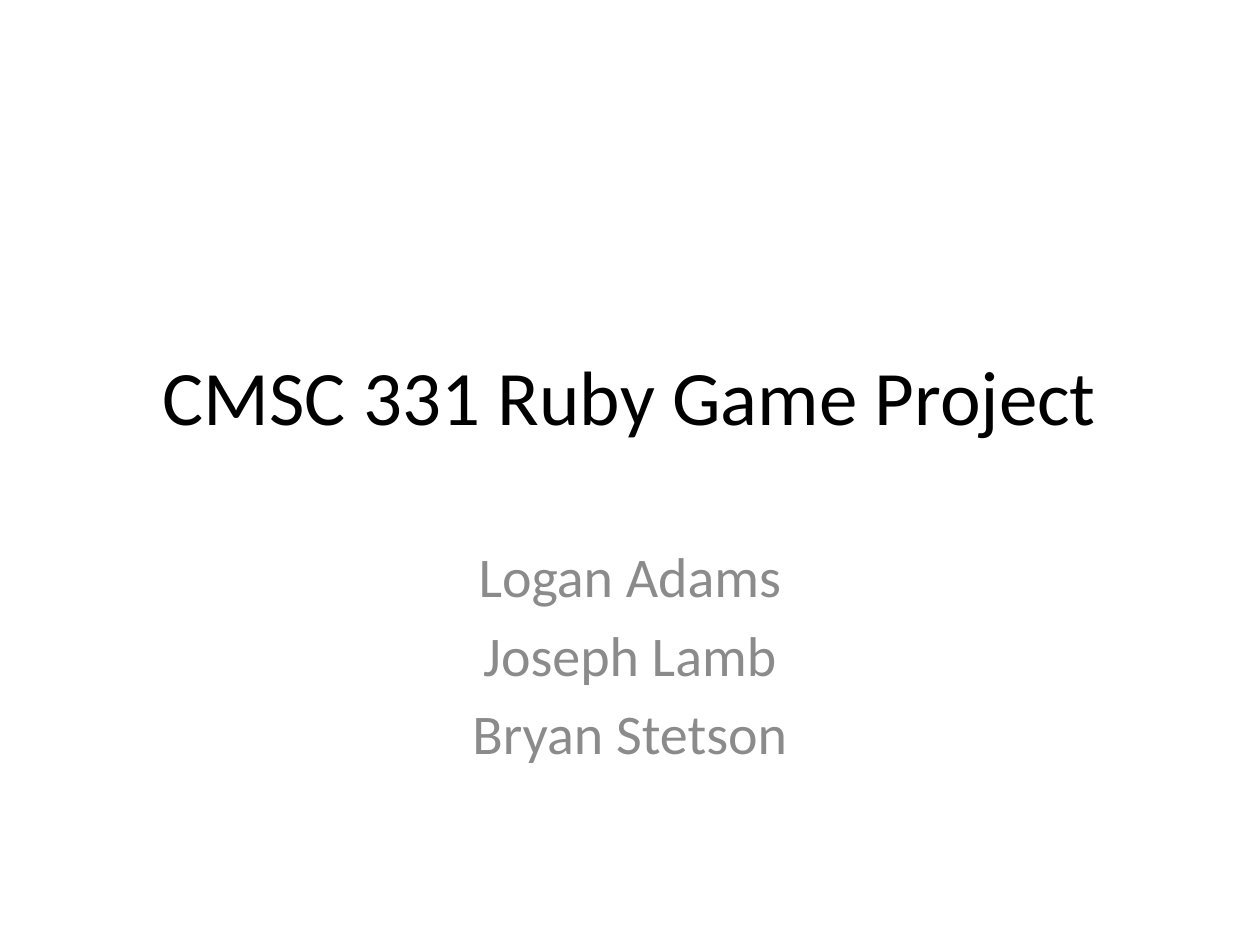
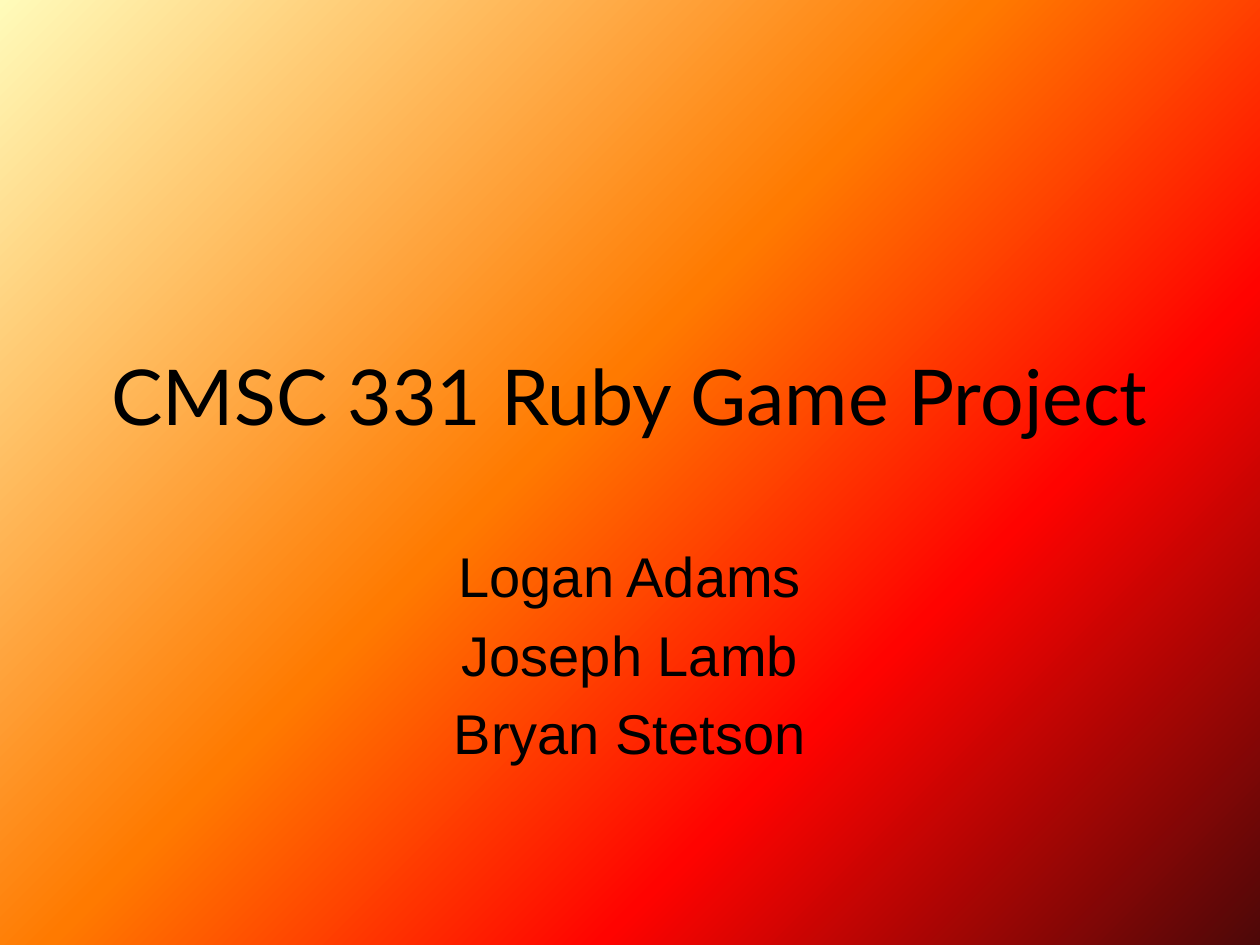
Before and after one commit to bryanstetson/lupoli-cmsc331Chess, a slide deck: slide 1 of Ruby Files/CMSC 331 Ruby Game Project.pptx. Drawn at 1260x945 pixels with LibreOffice and Linux fonts; fonts in the diff are those of the drawing. Boxes give left, top, right and bottom in pixels: in the first picture for what was removed or moved away, otherwise in the second. Text is boxed around its words. In the diff, an @@ line names an element or a change of style, - is before the commit and + after.

```diff
--- a/Ruby Files/CMSC 331 Ruby Game Project.pptx
+++ b/Ruby Files/CMSC 331 Ruby Game Project.pptx
@@ background #FFFFFF to gradient #FFFBBA to #FF7A00 to #FF0300 to #4D0808 @@
@@ title "CMSC 331 Ruby Game Project" at (112, 368, 1147, 439): font Calibri to Lato @@
@@ subtitle "Logan Adams" at (454, 556, 806, 765): font Calibri to Arial, text colour #8C8C8C to #000000 @@
```
Also in this commit, not shown: 5 other slides changed.
